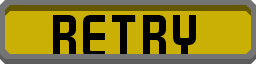
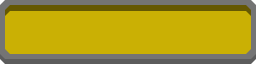
Two versions of the same layered image (256 x 64). Layer-by-layer changes:
hid group "RetryText" (2 layers) over (x1=53, y1=15, x2=196, y2=54)
